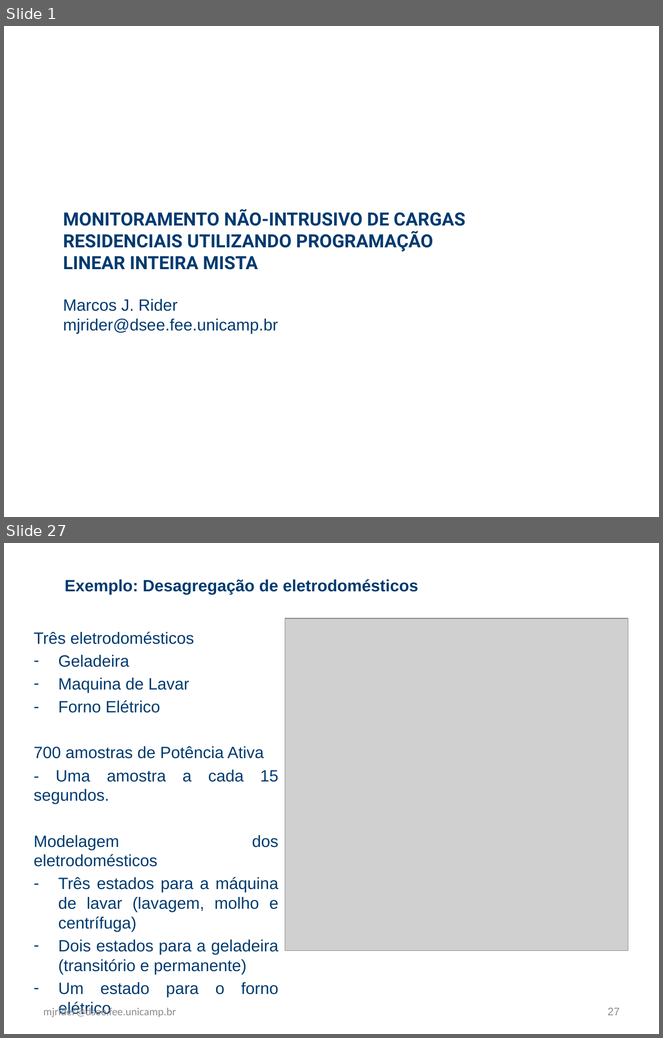
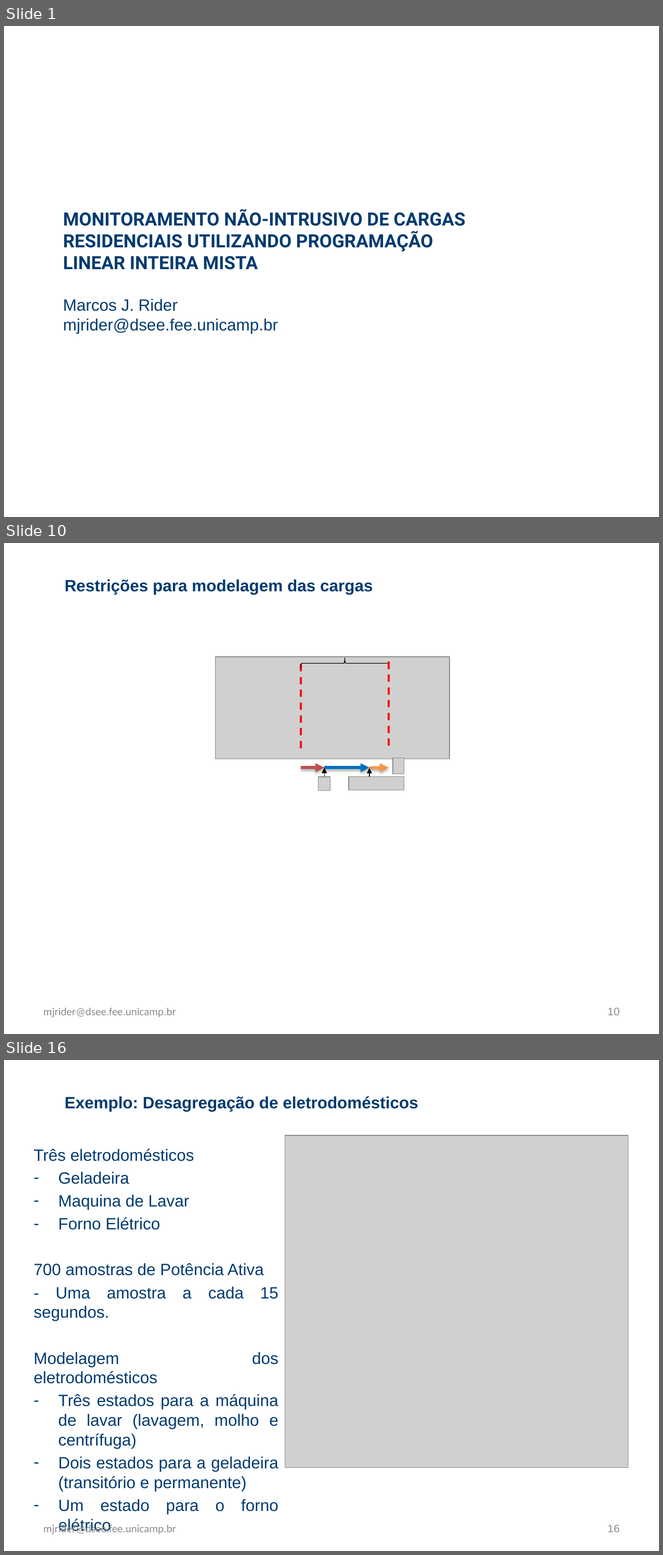
Before and after one commit to WittmannF/nilm-lp, a slide deck: example/z_presentation.pptx. Shown one above the other, each under a label of ours: slides 1 and 27 before the commit, slides 1, 10 and 16 after it; the slides between them are not shown. The pictures are 663x1038 and 663x1555 pixels, drawn with LibreOffice and Linux fonts; fonts in the diff are those of the drawing; grey boxes stand for pictures; background and template pictures are left out. Boxes give left, top, right and bottom in pixels: in the first picture for what was removed or moved away, otherwise in the second. Text is boxed around its words. In the diff, an @@ line names an element or a change of style, - is before the commit and + after.

```diff
--- a/example/z_presentation.pptx
+++ b/example/z_presentation.pptx
@@ slide 10 added at (4,543,659,1034), background #FFFFFF @@
@@ text added at (65,579,373,594), 18 pt, text #003A6F, bold @@
+Restrições para modelagem das cargas
@@ group added at (216,657,450,791): 5 arrows, 4 pictures, 2 lines, 1 right brace @@
@@ text added at (44,1008,176,1018), 12 pt, text #8C8C8C @@
+mjrider@dsee.fee.unicamp.br
@@ page number added at (608,1008,620,1016), 12 pt, text #8C8C8C @@
+10
@@ what was slide 27 is now slide 16 @@
@@ page number at (608,1525,620,1533): text changed @@
-27
+16
```
Also in this commit, not shown: 13 slides changed, 12 slides removed.
